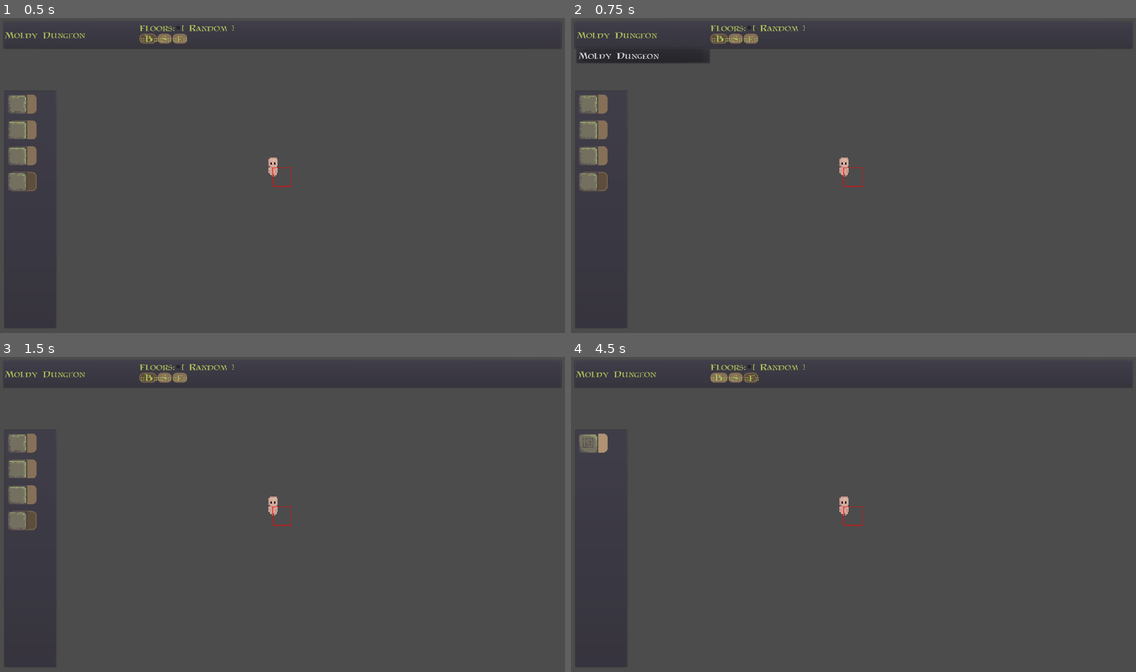
Above: before the commit, frames 1-4 (two rows, left to right).
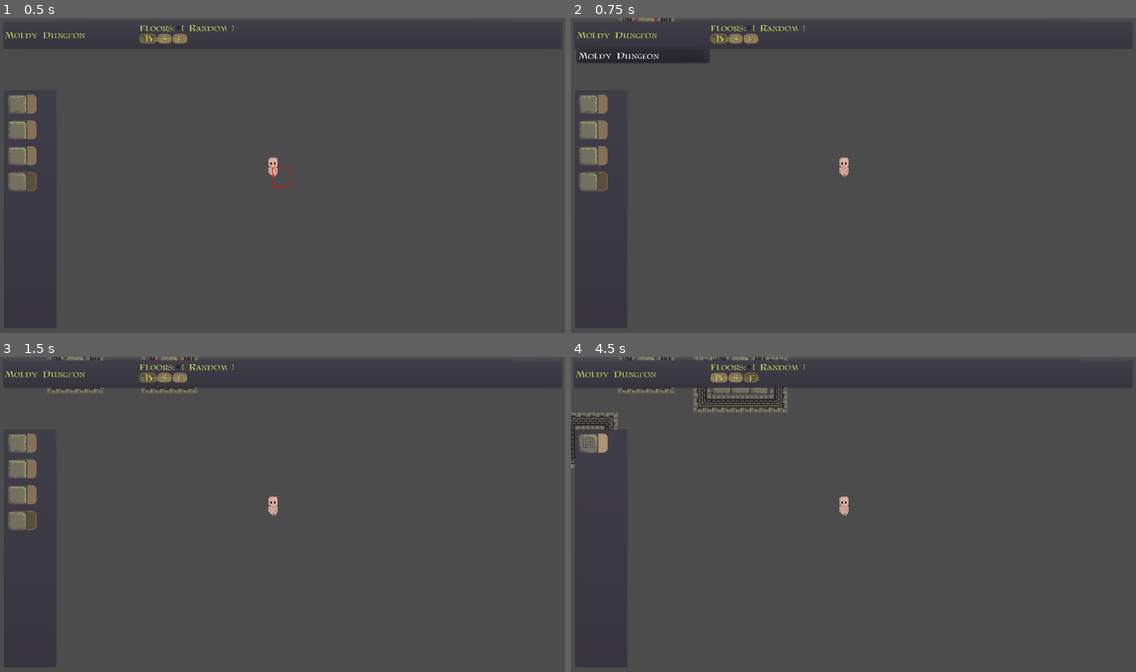
Above: after the commit, the same moments.

Repository: ObsidianBlk/DungeonFall
Game: Godot game, scene res://MapEditor.tscn
The game is run twice, just before and just after one commit, with the same random seed, the same clock (stepped at 60 frames per second) and the same inputs. This scene is started directly instead of the project's main scene.
Inputs (mouse positions are in pixels of both pictures, inside the frame that each line leads up to):
- Up to frame 1 (0.5 s): no input
- Up to frame 2 (0.75 s): click "Moldy Dungeon" at 0.5 s
- Up to frame 3 (1.5 s): click (180, 366) at 1.25 s
- Up to frame 4 (4.5 s): click "::B::" at 2 s; click "::S::" at 2.75 s; click "::E::" at 3.5 s; click (593, 442) at 4.25 s

Frame 1 is identical in both runs. In frame 2, 0.1% of the frame differs, in the area x 8-52%, y 0-54%; in frame 3, 0.4%; in frame 4, 1.5%, in the area x 0-52%, y 0-54%.

Commit message:
Adjusted and added Map Editor key mapping. Map Editor can now use Mouse or keyboard or gamepad*.

Diff:
--- a/World.tscn
+++ b/World.tscn
@@ -84,7 +84,13 @@
 
 [node name="Player" parent="Perma_Objects" instance=ExtResource( 2 )]
 position = Vector2( 71.7173, 75.7264 )
+map_node_path = NodePath("")
 units_per_second = 6
+max_hp = 100.0
+footprint = 2
+jump_height_time = 0.5
+jump_position_delta = 6.0
+facing = 0
 
 [node name="Camera" parent="Perma_Objects" instance=ExtResource( 3 )]
 
--- a/objects/camera/Camera.gd
+++ b/objects/camera/Camera.gd
@@ -1,10 +1,12 @@
 extends Camera2D
 
 export var target_node_path : NodePath = "" setget _set_target_node_path
+export var ignore_target : bool = false
 export(float, 0.01, 120.0) var track_time = 0.1
 
 var ready = false
 var target_node = null
+var target_pos = null
 var last_pos = Vector2.ZERO
 
 
@@ -26,9 +28,21 @@
 	_set_target_node_path(target_node_path, true)
 
 func _physics_process(delta):
-	if target_node != null:
-		var tpos = target_node.global_position
-		if global_position != tpos and tpos != last_pos:
-			last_pos = tpos
-			$Tween.interpolate_property(self, "global_position", global_position, tpos, track_time, Tween.TRANS_LINEAR, Tween.EASE_IN_OUT)
+	if target_node != null and not ignore_target:
+		move_to(target_node.global_position)
+		#var tpos = target_node.global_position
+		#if global_position != tpos and tpos != last_pos:
+	#		last_pos = tpos
+	#		$Tween.interpolate_property(self, "global_position", global_position, tpos, track_time, Tween.TRANS_LINEAR, Tween.EASE_IN_OUT)
+	#		$Tween.start()
+
+func move_to(pos : Vector2):
+	if target_pos == null or target_pos != pos:
+		target_pos = pos
+		if global_position != target_pos:
+			$Tween.interpolate_property(self, "global_position", global_position, target_pos, track_time, Tween.TRANS_LINEAR, Tween.EASE_IN_OUT)
 			$Tween.start()
+
+
+func relative_move(pos : Vector2):
+	move_to(global_position - pos)
--- a/project.godot
+++ b/project.godot
@@ -53,19 +53,19 @@
 ui_accept={
 "deadzone": 0.5,
 "events": [ Object(InputEventKey,"resource_local_to_scene":false,"resource_name":"","device":0,"alt":false,"shift":false,"control":false,"meta":false,"command":false,"pressed":false,"scancode":16777221,"unicode":0,"echo":false,"script":null)
-, Object(InputEventJoypadButton,"resource_local_to_scene":false,"resource_name":"","device":0,"button_index":2,"pressure":0.0,"pressed":false,"script":null)
+, Object(InputEventJoypadButton,"resource_local_to_scene":false,"resource_name":"","device":-1,"button_index":2,"pressure":0.0,"pressed":false,"script":null)
  ]
 }
 ui_select={
 "deadzone": 0.5,
 "events": [ Object(InputEventKey,"resource_local_to_scene":false,"resource_name":"","device":0,"alt":false,"shift":false,"control":false,"meta":false,"command":false,"pressed":false,"scancode":32,"unicode":0,"echo":false,"script":null)
-, Object(InputEventJoypadButton,"resource_local_to_scene":false,"resource_name":"","device":0,"button_index":0,"pressure":0.0,"pressed":false,"script":null)
+, Object(InputEventJoypadButton,"resource_local_to_scene":false,"resource_name":"","device":-1,"button_index":0,"pressure":0.0,"pressed":false,"script":null)
  ]
 }
 ui_cancel={
 "deadzone": 0.5,
 "events": [ Object(InputEventKey,"resource_local_to_scene":false,"resource_name":"","device":0,"alt":false,"shift":false,"control":false,"meta":false,"command":false,"pressed":false,"scancode":16777217,"unicode":0,"echo":false,"script":null)
-, Object(InputEventJoypadButton,"resource_local_to_scene":false,"resource_name":"","device":0,"button_index":1,"pressure":0.0,"pressed":false,"script":null)
+, Object(InputEventJoypadButton,"resource_local_to_scene":false,"resource_name":"","device":-1,"button_index":1,"pressure":0.0,"pressed":false,"script":null)
  ]
 }
 ui_focus_next={
@@ -78,30 +78,26 @@
 }
 ui_left={
 "deadzone": 0.5,
-"events": [ Object(InputEventKey,"resource_local_to_scene":false,"resource_name":"","device":0,"alt":false,"shift":false,"control":false,"meta":false,"command":false,"pressed":false,"scancode":65,"unicode":0,"echo":false,"script":null)
-, Object(InputEventKey,"resource_local_to_scene":false,"resource_name":"","device":0,"alt":false,"shift":false,"control":false,"meta":false,"command":false,"pressed":false,"scancode":16777231,"unicode":0,"echo":false,"script":null)
-, Object(InputEventJoypadButton,"resource_local_to_scene":false,"resource_name":"","device":0,"button_index":14,"pressure":0.0,"pressed":false,"script":null)
+"events": [ Object(InputEventKey,"resource_local_to_scene":false,"resource_name":"","device":0,"alt":false,"shift":false,"control":false,"meta":false,"command":false,"pressed":false,"scancode":16777231,"unicode":0,"echo":false,"script":null)
+, Object(InputEventJoypadButton,"resource_local_to_scene":false,"resource_name":"","device":-1,"button_index":14,"pressure":0.0,"pressed":false,"script":null)
  ]
 }
 ui_right={
 "deadzone": 0.5,
-"events": [ Object(InputEventKey,"resource_local_to_scene":false,"resource_name":"","device":0,"alt":false,"shift":false,"control":false,"meta":false,"command":false,"pressed":false,"scancode":68,"unicode":0,"echo":false,"script":null)
-, Object(InputEventKey,"resource_local_to_scene":false,"resource_name":"","device":0,"alt":false,"shift":false,"control":false,"meta":false,"command":false,"pressed":false,"scancode":16777233,"unicode":0,"echo":false,"script":null)
-, Object(InputEventJoypadButton,"resource_local_to_scene":false,"resource_name":"","device":0,"button_index":15,"pressure":0.0,"pressed":false,"script":null)
+"events": [ Object(InputEventKey,"resource_local_to_scene":false,"resource_name":"","device":0,"alt":false,"shift":false,"control":false,"meta":false,"command":false,"pressed":false,"scancode":16777233,"unicode":0,"echo":false,"script":null)
+, Object(InputEventJoypadButton,"resource_local_to_scene":false,"resource_name":"","device":-1,"button_index":15,"pressure":0.0,"pressed":false,"script":null)
  ]
 }
 ui_up={
 "deadzone": 0.5,
-"events": [ Object(InputEventKey,"resource_local_to_scene":false,"resource_name":"","device":0,"alt":false,"shift":false,"control":false,"meta":false,"command":false,"pressed":false,"scancode":87,"unicode":0,"echo":false,"script":null)
-, Object(InputEventKey,"resource_local_to_scene":false,"resource_name":"","device":0,"alt":false,"shift":false,"control":false,"meta":false,"command":false,"pressed":false,"scancode":16777232,"unicode":0,"echo":false,"script":null)
-, Object(InputEventJoypadButton,"resource_local_to_scene":false,"resource_name":"","device":0,"button_index":12,"pressure":0.0,"pressed":false,"script":null)
+"events": [ Object(InputEventKey,"resource_local_to_scene":false,"resource_name":"","device":0,"alt":false,"shift":false,"control":false,"meta":false,"command":false,"pressed":false,"scancode":16777232,"unicode":0,"echo":false,"script":null)
+, Object(InputEventJoypadButton,"resource_local_to_scene":false,"resource_name":"","device":-1,"button_index":12,"pressure":0.0,"pressed":false,"script":null)
  ]
 }
 ui_down={
 "deadzone": 0.5,
-"events": [ Object(InputEventKey,"resource_local_to_scene":false,"resource_name":"","device":0,"alt":false,"shift":false,"control":false,"meta":false,"command":false,"pressed":false,"scancode":83,"unicode":0,"echo":false,"script":null)
-, Object(InputEventKey,"resource_local_to_scene":false,"resource_name":"","device":0,"alt":false,"shift":false,"control":false,"meta":false,"command":false,"pressed":false,"scancode":16777234,"unicode":0,"echo":false,"script":null)
-, Object(InputEventJoypadButton,"resource_local_to_scene":false,"resource_name":"","device":0,"button_index":13,"pressure":0.0,"pressed":false,"script":null)
+"events": [ Object(InputEventKey,"resource_local_to_scene":false,"resource_name":"","device":0,"alt":false,"shift":false,"control":false,"meta":false,"command":false,"pressed":false,"scancode":16777234,"unicode":0,"echo":false,"script":null)
+, Object(InputEventJoypadButton,"resource_local_to_scene":false,"resource_name":"","device":-1,"button_index":13,"pressure":0.0,"pressed":false,"script":null)
  ]
 }
 ui_page_up={
@@ -123,7 +119,27 @@
 ui_deselect={
 "deadzone": 0.5,
 "events": [ Object(InputEventKey,"resource_local_to_scene":false,"resource_name":"","device":0,"alt":false,"shift":true,"control":false,"meta":false,"command":false,"pressed":false,"scancode":32,"unicode":0,"echo":false,"script":null)
-, Object(InputEventJoypadButton,"resource_local_to_scene":false,"resource_name":"","device":0,"button_index":1,"pressure":0.0,"pressed":false,"script":null)
+, Object(InputEventJoypadButton,"resource_local_to_scene":false,"resource_name":"","device":-1,"button_index":3,"pressure":0.0,"pressed":false,"script":null)
+ ]
+}
+MapEditor_DeviceMode_Toggle={
+"deadzone": 0.5,
+"events": [ Object(InputEventJoypadButton,"resource_local_to_scene":false,"resource_name":"","device":-1,"button_index":10,"pressure":0.0,"pressed":false,"script":null)
+ ]
+}
+MapEditor_MousePlace={
+"deadzone": 0.5,
+"events": [ Object(InputEventMouseButton,"resource_local_to_scene":false,"resource_name":"","device":-1,"alt":false,"shift":false,"control":false,"meta":false,"command":false,"button_mask":0,"position":Vector2( 0, 0 ),"global_position":Vector2( 0, 0 ),"factor":1.0,"button_index":1,"pressed":false,"doubleclick":false,"script":null)
+ ]
+}
+MapEditor_MouseClear={
+"deadzone": 0.5,
+"events": [ Object(InputEventMouseButton,"resource_local_to_scene":false,"resource_name":"","device":-1,"alt":false,"shift":false,"control":false,"meta":false,"command":false,"button_mask":0,"position":Vector2( 0, 0 ),"global_position":Vector2( 0, 0 ),"factor":1.0,"button_index":2,"pressed":false,"doubleclick":false,"script":null)
+ ]
+}
+MapEditor_MouseMapDrag={
+"deadzone": 0.5,
+"events": [ Object(InputEventMouseButton,"resource_local_to_scene":false,"resource_name":"","device":-1,"alt":false,"shift":false,"control":false,"meta":false,"command":false,"button_mask":0,"position":Vector2( 0, 0 ),"global_position":Vector2( 0, 0 ),"factor":1.0,"button_index":3,"pressed":false,"doubleclick":false,"script":null)
  ]
 }
 move_up={
--- a/scripts/EditorLevel.gd
+++ b/scripts/EditorLevel.gd
@@ -13,30 +13,55 @@
 	#TilesetStore.connect("tileset_activated", self, "_on_tileset_activated")
 	#set_tileset_name(TilesetStore.get_active_tileset_name())
 
-func _input(event):
-	if event.is_action_pressed("move_left"):
-		tracker.position.x -= cell.x
-	if event.is_action_pressed("move_right"):
-		tracker.position.x += cell.x
-	if event.is_action_pressed("move_up"):
-		tracker.position.y -= cell.y
-	if event.is_action_pressed("move_down"):
-		tracker.position.y += cell.y
+
+func move_tracker(x, y):
+	if abs(x) > 0:
+		tracker.position.x += cell.x * floor(x)
+	if abs(y) > 0:
+		tracker.position.y += cell.y * floor(y)
+
+func position_tracker(x, y):
+	tracker.position.x = cell.x * floor(x)
+	tracker.position.y = cell.y * floor(y)
+
+func position_tracker_to(pos : Vector2):
+	pos = walls_node.world_to_map(pos)
+	position_tracker(pos.x, pos.y)
+
+func get_tracker_position():
+	return tracker.position
 
 
-func attach_camera(camera : Node2D):
+func get_camera_position():
+	if camera_node == null:
+		return Vector2.ZERO
+	return camera_node.position
+
+func move_camera(relative : Vector2):
+	if camera_node != null:
+		camera_node.relative_move(relative)
+
+func enable_camera_tracking(enable : bool = true):
+	if camera_node == null:
+		return
+	camera_node.ignore_target = not enable
+
+
+func attach_camera(camera : Node2D, autoTrack : bool = true):
 	if camera_node != null:
 		return
 	camera_node = camera
 	var parent = camera.get_parent()
 	parent.remove_child(camera)
 	cam_container_node.add_child(camera)
-	camera.target_node_path = camera.get_path_to(tracker)
+	if autoTrack:
+		camera.target_node_path = camera.get_path_to(tracker)
 	camera.current = true
 
 func detach_camera_to_container(container : Node2D):
 	if camera_node != null:
 		camera_node.current = false
+		camera_node.target_node_path = ""
 		cam_container_node.remove_child(camera_node)
 		container.add_child(camera_node)
 		camera_node = null
--- a/scripts/MapEditor.gd
+++ b/scripts/MapEditor.gd
@@ -3,6 +3,7 @@
 const DEFAULT_TILESET_NAME = "Moldy Dungeon"
 const MAIN_WORLD_SCENE = "res://World.tscn"
 const EDITORLEVEL_SCENE = "res://levels/EditorLevel.tscn"
+const REPEATER_UPDATE_STEP = 0.25
 
 var tileset_def = null
 var tileset_resource = null
@@ -14,8 +15,17 @@
 var floor_tile_id = -1
 var rand_floor = false
 
+var repeater_update_step = 0.0
+var tracker_motion = Vector2.ZERO
+var floor_place_active = false
+var floor_clear = false
+var map_dragging = false
+
 onready var camera = $Perma_Objects/Camera
 onready var floorList_node = $CanvasLayer/EditorUI/FloorList
+
+onready var vp_container = $MapView
+onready var vp_port = $MapView/Port
 
 onready var generalUI = $CanvasLayer/GeneralUI
 
@@ -31,25 +41,102 @@
 		TilesetStore.connect("tileset_activated", self, "_on_tileset_activated")
 
 
+func _mousepos_to_vp(pos : Vector2, campos : Vector2):
+	var scale = vp_port.size / vp_container.rect_size
+	var offset = campos - (vp_port.size * 0.5)
+	return (pos * scale) + offset
+
 func _input(event):
-	if event.is_action_pressed("ui_cancel"):
-		generalUI.visible = not generalUI.visible
-		get_tree().paused = generalUI.visible
-	if event.is_action_pressed("ui_select"):
-		if editorlevel_node != null:
-			if rand_floor or floor_tile_id < 0:
-				match(active_floor_type):
-					"B":
-						editorlevel_node.set_rand_breakable_floor_at_tracker()
-					"S":
-						editorlevel_node.set_rand_safe_floor_at_tracker()
-					"E":
-						editorlevel_node.set_rand_exit_floor_at_tracker()
-			else:
-				editorlevel_node.set_floor_at_tracker(floor_tile_id)
-	if event.is_action_pressed("ui_deselect"):
-		if editorlevel_node != null:
+	if event is InputEventMouseMotion:
+		editorlevel_node.enable_camera_tracking(false)
+		var campos = editorlevel_node.get_camera_position()
+		var mpos = _mousepos_to_vp(event.position, campos)
+		if map_dragging:
+			#var pos = mpos - campos
+			editorlevel_node.move_camera(event.relative)
+			campos = editorlevel_node.get_camera_position()
+			mpos = _mousepos_to_vp(event.position, campos)
+
+		var tpos = editorlevel_node.get_tracker_position()
+		editorlevel_node.position_tracker_to(mpos)
+		if floor_place_active and editorlevel_node.get_tracker_position() != tpos:
+			repeater_update_step = 0.0
+	elif event is InputEventMouseButton:
+		if event.is_action_pressed("MapEditor_MousePlace"):
+			_updateFloorState(true)
+		if event.is_action_pressed("MapEditor_MouseClear"):
+			_updateFloorState(true, true)
+		if event.is_action_released("MapEditor_MousePlace") or event.is_action_released("MapEditor_MouseClear"):
+			_updateFloorState(false)
+
+		if event.is_action_pressed("MapEditor_MouseMapDrag"):
+			map_dragging = true
+		elif event.is_action_released("MapEditor_MouseMapDrag"):
+			map_dragging = false
+	else:
+		if event.is_action_pressed("ui_cancel"):
+			generalUI.visible = not generalUI.visible
+			get_tree().paused = generalUI.visible
+
+		if event.is_action_pressed("ui_left") or event.is_action_pressed("ui_right"):
+			editorlevel_node.enable_camera_tracking(true)
+			if event.is_action_pressed("ui_left"):
+				tracker_motion.x -= 1
+			if event.is_action_pressed("ui_right"):
+				tracker_motion.x += 1
+			repeater_update_step = 0.0
+		if event.is_action_released("ui_left") or event.is_action_released("ui_right"):
+			tracker_motion.x = 0
+
+		if event.is_action_pressed("ui_up") or event.is_action_pressed("ui_down"):
+			editorlevel_node.enable_camera_tracking(true)
+			if event.is_action_pressed("ui_up"):
+				tracker_motion.y -= 1
+			if event.is_action_pressed("ui_down"):
+				tracker_motion.y += 1
+			repeater_update_step = 0.0
+		if event.is_action_released("ui_up") or event.is_action_released("ui_down"):
+			tracker_motion.y = 0
+
+
+		if event.is_action_pressed("ui_select"):
+			_updateFloorState(true)
+		if event.is_action_pressed("ui_deselect"):
+			_updateFloorState(true, true)
+		if event.is_action_released("ui_select") or event.is_action_released("ui_deselect"):
+			_updateFloorState(false)
+
+func _process(delta):
+	if repeater_update_step <= 0.0:
+		if tracker_motion.length_squared() > 0:
+			editorlevel_node.move_tracker(tracker_motion.x, tracker_motion.y)
+		if floor_place_active:
+			_updateFloor(floor_clear)
+		repeater_update_step += REPEATER_UPDATE_STEP
+	else:
+		repeater_update_step -= delta
+
+
+func _updateFloorState(active : bool, clear : bool = false):
+	floor_place_active = active
+	floor_clear = clear
+	if active:
+		repeater_update_step = 0.0
+
+func _updateFloor(clear : bool = false):
+	if editorlevel_node != null:
+		if clear:
 			editorlevel_node.clear_floor_at_tracker()
+		elif rand_floor or floor_tile_id < 0:
+			match(active_floor_type):
+				"B":
+					editorlevel_node.set_rand_breakable_floor_at_tracker()
+				"S":
+					editorlevel_node.set_rand_safe_floor_at_tracker()
+				"E":
+					editorlevel_node.set_rand_exit_floor_at_tracker()
+		else:
+			editorlevel_node.set_floor_at_tracker(floor_tile_id)
 
 
 func _on_tileset_activated(def):
Not shown: 1 places in MapEditor.tscn that only renumber resources
Not shown: 1 places in World.tscn that only renumber resources
